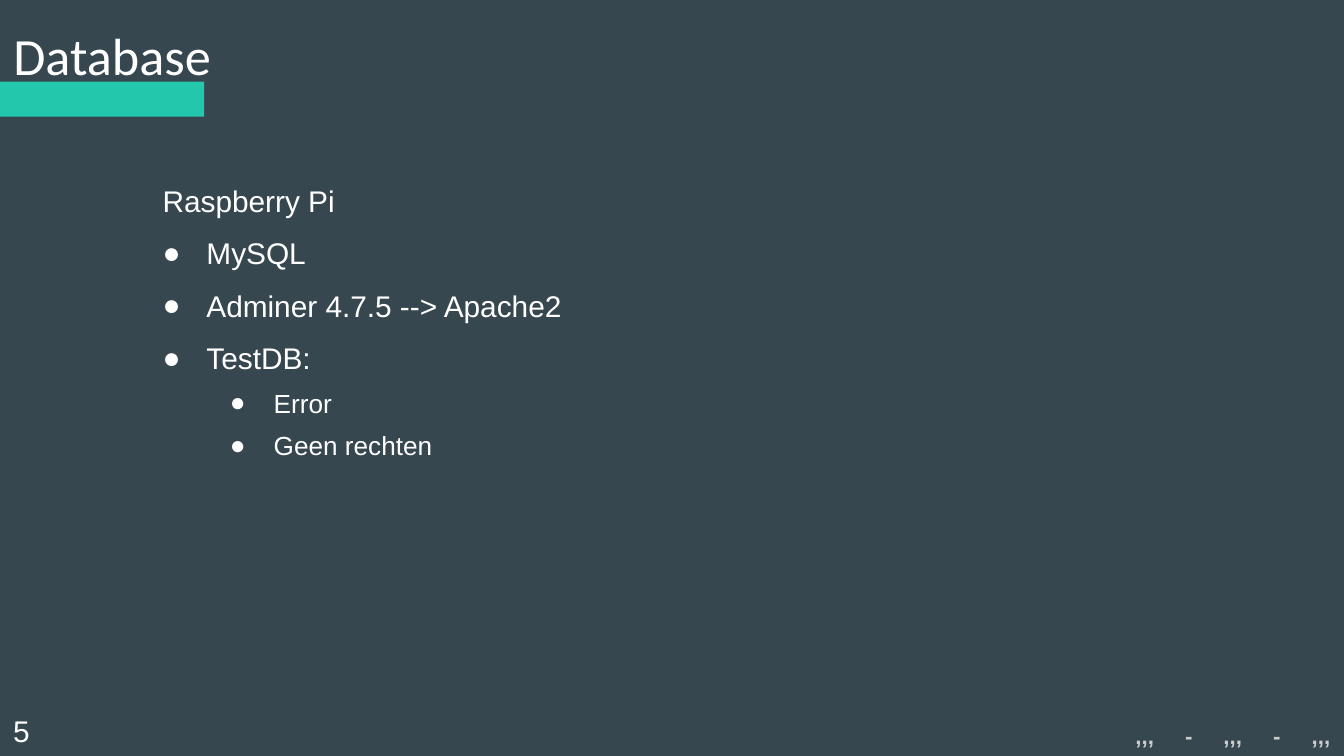
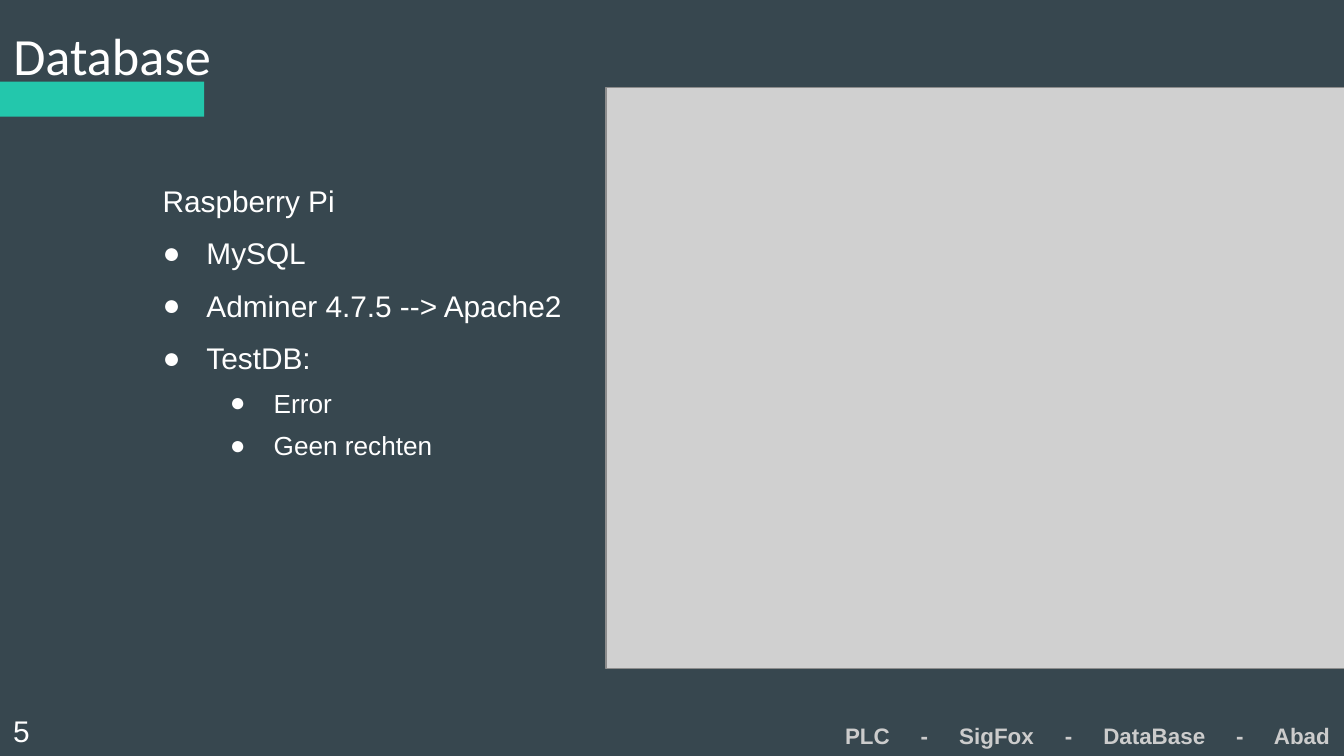
Before and after one commit to Koffiejoe/IA-EnOcean, a slide deck: slide 5 of Presentaties/3Wekelijkse PowerPoint/nieuweppt.pptx. Drawn at 1344x756 pixels with LibreOffice and Linux fonts; fonts in the diff are those of the drawing; grey boxes stand for pictures. Boxes give left, top, right and bottom in pixels: in the first picture for what was removed or moved away, otherwise in the second. Text is boxed around its words. In the diff, an @@ line names an element or a change of style, - is before the commit and + after.

Commit message:
update ppt

```diff
--- a/Presentaties/3Wekelijkse PowerPoint/nieuweppt.pptx
+++ b/Presentaties/3Wekelijkse PowerPoint/nieuweppt.pptx
@@ picture added at bbox=[606, 87, 1344, 668] @@
@@ text removed at bbox=[780, 715, 1344, 755] @@
-,,, - ,,, - ,,,
@@ text added at bbox=[845, 728, 1330, 749], 12 pt, text #CCCCCC, bold @@
+PLC - SigFox - DataBase - Abad
```
Also in this commit, not shown: 4 other slides changed.
